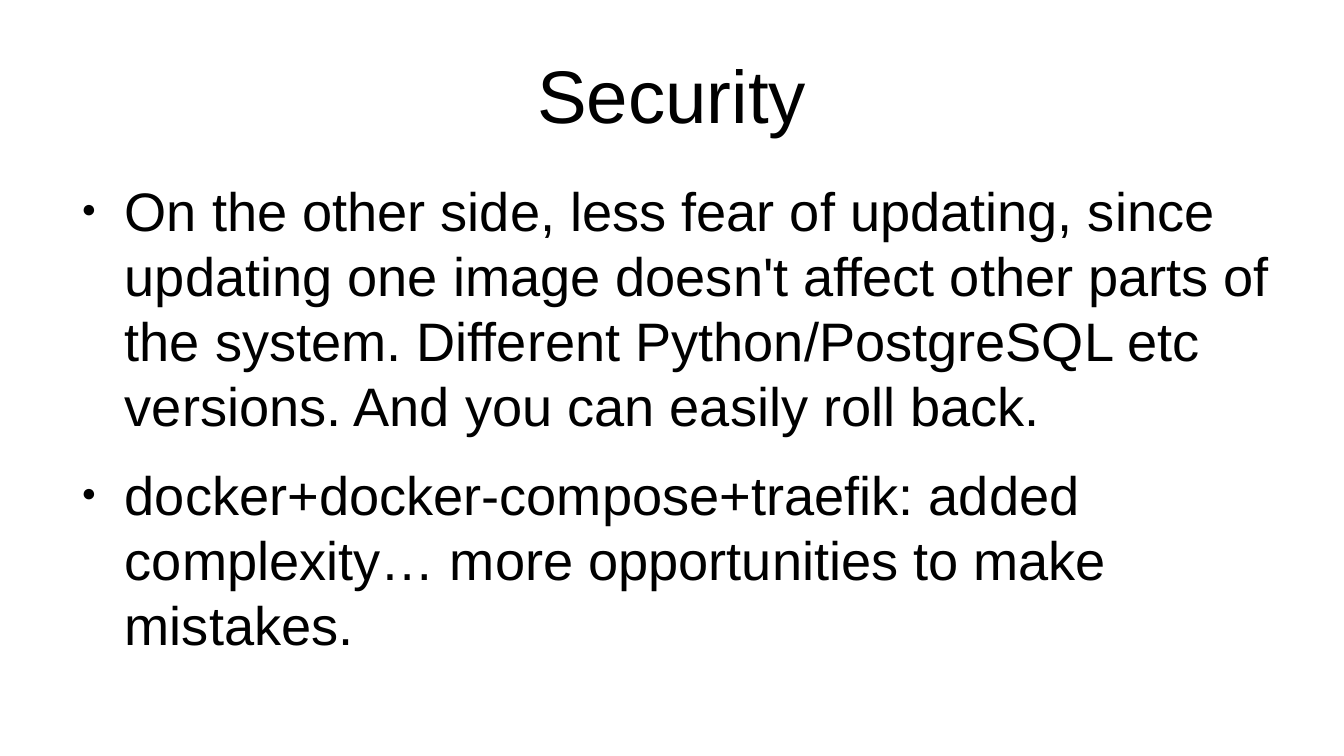
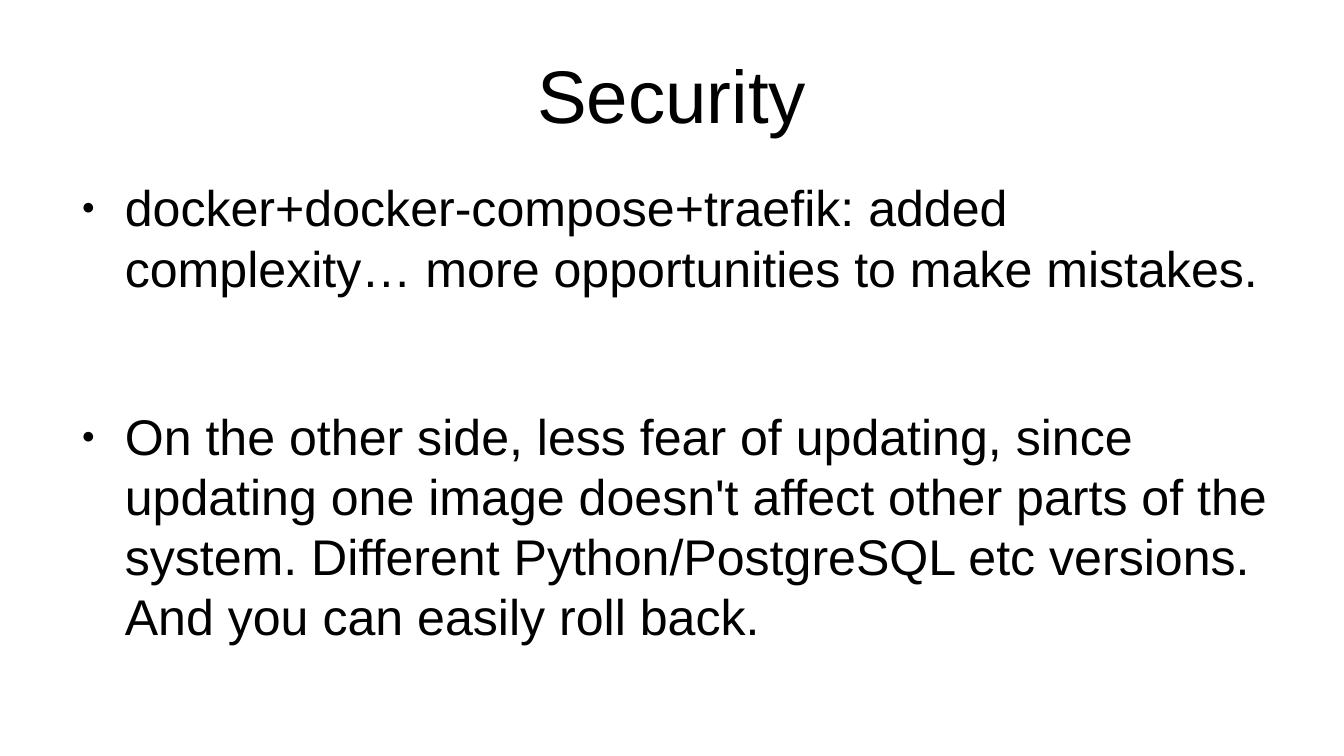
Before and after one commit to lazka/pygraz-traefik, a slide deck: slide 17 of presentation/pres.odp. Drawn at 1344x756 pixels with LibreOffice and Linux fonts; fonts in the diff are those of the drawing. Boxes give left, top, right and bottom in pixels: in the first picture for what was removed or moved away, otherwise in the second. Text is boxed around its words. In the diff, an @@ line names an element or a change of style, - is before the commit and + after.

```diff
--- a/presentation/pres.odp
+++ b/presentation/pres.odp
@@ text at (125,189,1258,297): paragraph added @@
+● docker+docker-compose+traefik: added complexity… more opportunities to make mistakes.
@@ text at (125,418,1267,645): size 32 to 29.6 pt in "On the other side, less fear of ..." @@
@@ text at (125,475,1106,589): paragraph removed @@
-● docker+docker-compose+traefik: added complexity… more opportunities to make mistakes.
```
Also in this commit, not shown: 3 other slides changed, 6 slides added, 2 other files.
